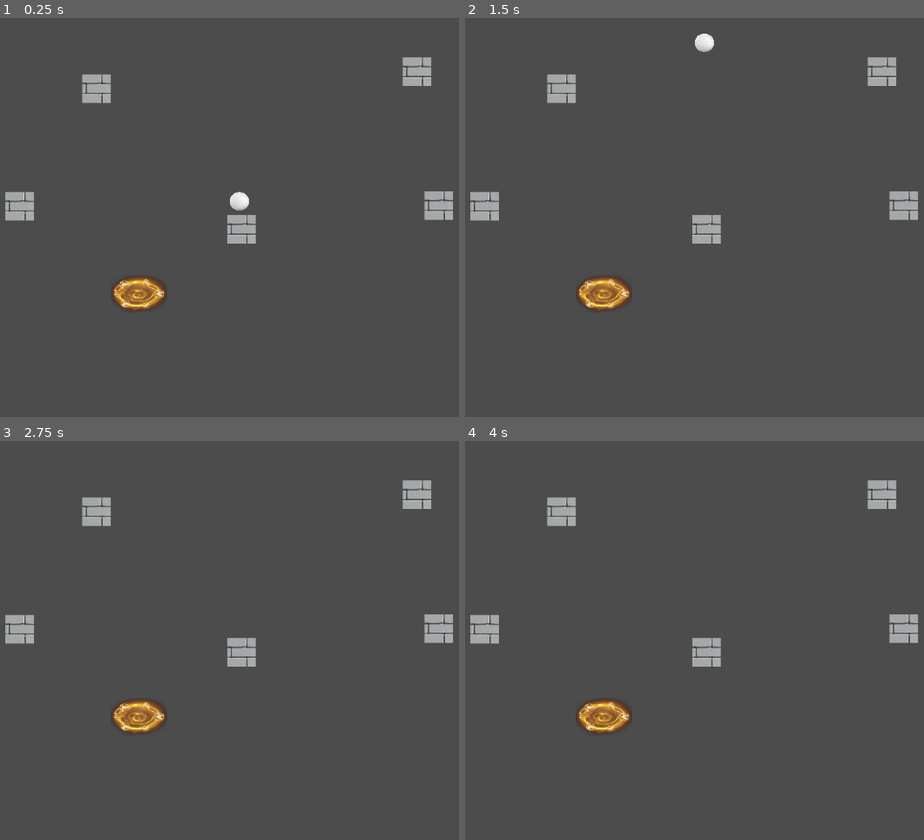
Above: before the commit, frames 1-4 (two rows, left to right).
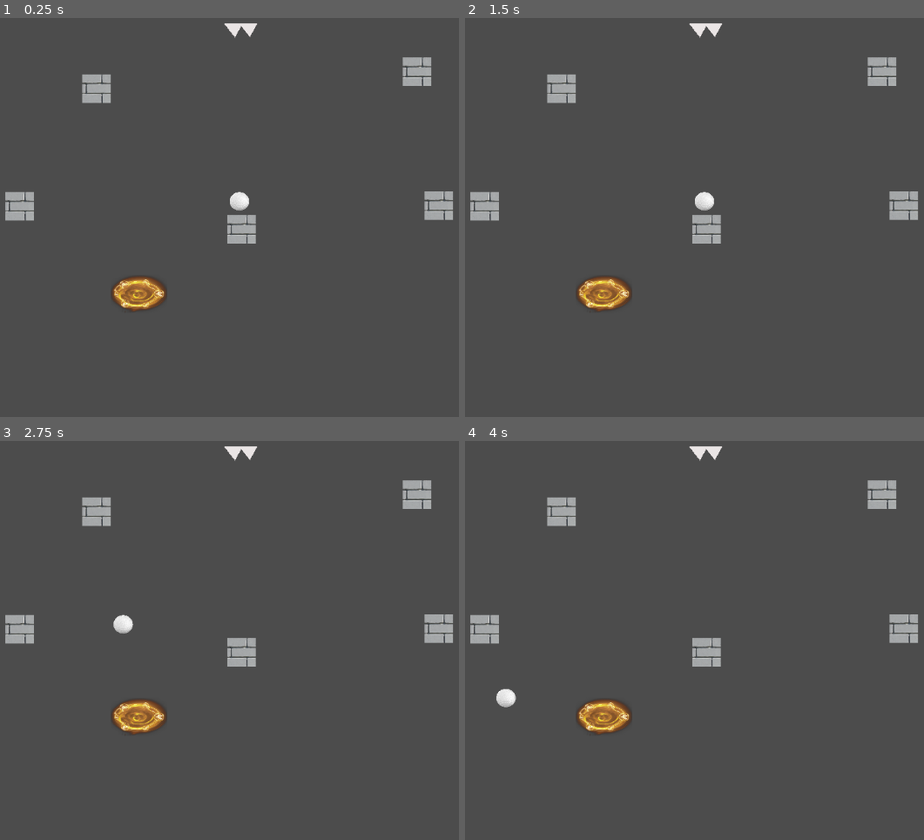
Above: after the commit, the same moments.

Repository: Antucu/RoadBlock-testing
Game: Godot game, scene res://Scenas/MainTest/MainTest.tscn
Same seed, same stepped clock (60 frames per second), same inputs: the game is played once before the commit and once after it. This scene is started directly instead of the project's main scene.
Inputs:
- Up to frame 1 (0.25 s): no input
- Up to frame 2 (1.5 s): tap Enter at 0.5 s; hold Up (ui_up) from 0.53 s (still down)
- Up to frame 3 (2.75 s): tap Space at 2 s; release Up (ui_up) at 2.03 s; hold Left (ui_left) from 2.03 s (still down)
- Up to frame 4 (4 s): tap Enter at 3.5 s; release Left (ui_left) at 3.53 s; hold Down (ui_down) from 3.53 s (still down)

The runs differ from the first frame. In frame 1, 0.1% of the frame differs, in the area x 48-56%, y 1-6%; in frame 2, 0.5%, in the area x 48-56%, y 1-49%; in frame 3, 0.3%; in frame 4, 0.3%.

Commit message:
Puas y Ball terminado. Falta musica, niveles, e integrar

Diff:
--- a/RoadBlock/Perphaps/Ball/ball.tscn
+++ b/RoadBlock/Perphaps/Ball/ball.tscn
@@ -15,3 +15,6 @@
 
 [node name="CollisionShape2D" type="CollisionShape2D" parent="."]
 shape = SubResource( 1 )
+
+[node name="VisibleCamera" type="VisibilityNotifier2D" parent="."]
+[connection signal="screen_exited" from="VisibleCamera" to="." method="_on_VisibleCamera_screen_exited"]
--- /dev/null
+++ b/RoadBlock/Perphaps/Puas/puas.tscn
@@ -0,0 +1,21 @@
+[gd_scene load_steps=2 format=2]
+
+[ext_resource path="res://Script/Puas/puas.gd" type="Script" id=1]
+
+[node name="Puas" type="Area2D"]
+scale = Vector2( 2, 2 )
+script = ExtResource( 1 )
+
+[node name="Polygon2D" type="Polygon2D" parent="."]
+color = Color( 0.921569, 0.901961, 0.901961, 1 )
+polygon = PoolVector2Array( -4.93312, 0.50705, 2.868, 0.50705, -0.336033, 6.35788 )
+
+[node name="Polygon2D2" type="Polygon2D" parent="."]
+position = Vector2( 6.26875, -0.139305 )
+color = Color( 0.921569, 0.901961, 0.901961, 1 )
+polygon = PoolVector2Array( -4.93312, 0.50705, 2.868, 0.50705, -0.336033, 6.35788 )
+
+[node name="CollisionPolygon2D" type="CollisionPolygon2D" parent="."]
+position = Vector2( 1.50823, -0.673891 )
+polygon = PoolVector2Array( -6.44331, 1.13162, 7.58005, 1.09953, 4.43522, 6.97201, 0.809044, 2.38313, -1.82234, 7.03619 )
+[connection signal="area_entered" from="." to="." method="_on_Puas_area_entered"]
--- a/RoadBlock/Scenas/MainTest/MainTest.tscn
+++ b/RoadBlock/Scenas/MainTest/MainTest.tscn
@@ -1,8 +1,9 @@
-[gd_scene load_steps=4 format=2]
+[gd_scene load_steps=5 format=2]
 
 [ext_resource path="res://Perphaps/Ball/ball.tscn" type="PackedScene" id=1]
 [ext_resource path="res://Perphaps/Wall/wall.tscn" type="PackedScene" id=2]
 [ext_resource path="res://Perphaps/Portal/Portal.tscn" type="PackedScene" id=3]
+[ext_resource path="res://Perphaps/Puas/puas.tscn" type="PackedScene" id=4]
 
 [node name="GameMain_Test" type="Node2D"]
 
@@ -26,3 +27,7 @@
 
 [node name="Portal" parent="." instance=ExtResource( 3 )]
 position = Vector2( 369.646, 405.969 )
+
+[node name="Puas" parent="." instance=ExtResource( 4 )]
+position = Vector2( 511.619, 6.36366 )
+scale = Vector2( 3.5, 3.5 )
--- a/RoadBlock/Script/Ball/ball.gd
+++ b/RoadBlock/Script/Ball/ball.gd
@@ -72,6 +72,7 @@
 func parar(ball):
 	pass
 
+
 func _on_Area2D_area_entered(area):
 	area.set_speed(100)
 	area.is_move=true
@@ -79,3 +80,9 @@
 
 func _on_Area2D_area_exited(area):
 	area.is_move=false
+
+func _on_VisibleCamera_screen_exited():
+	set_position(positionIni)
+	_speed=0
+	is_move=true
+	_vectNormal=null
--- a/RoadBlock/Script/Portal/portal.gd
+++ b/RoadBlock/Script/Portal/portal.gd
@@ -6,3 +6,5 @@
 
 func _on_Portal_area_entered(area):
 	colision=true
+	#get_tree().change_scene("res://Scenas/Levels/Nivel2.tscn")
+	#solo activarlo cuando quiras probar el cambio de escena; no lo hagas si no es por ese motivo
--- /dev/null
+++ b/RoadBlock/Script/Puas/puas.gd
@@ -0,0 +1,9 @@
+extends Area2D
+
+
+
+func _on_Puas_area_entered(area):
+	area.set_position(area.positionIni)
+	area.set_speed(0)
+	area.is_move=true
+	area.set_vectNormal(null)
--- a/RoadBlock/Test/Unit/test_ball.gd
+++ b/RoadBlock/Test/Unit/test_ball.gd
@@ -31,7 +31,7 @@
 
 	remove_child(ball)
 
-func test_ball_create_position():
+func test_ball_create_position():			#Verifico si hay una variable de position inicial en la clase ball
 	var ball= BallObj.instance()
 	add_child(ball)
 	ball.set_position(Vector2(150,300))
@@ -43,5 +43,37 @@
 
 	remove_child(ball)
 
-func test_ball_retry_position_xtreme():
-	pass
+func test_ball_node_visible():		#verifico si hay un dono visiblee para controlar cuando se salga de la camara
+	var ball= BallObj.instance()
+	add_child(ball)
+
+	var cameravisible=ball.get_node("VisibleCamera").get_path()
+
+	assert_not_null(cameravisible)
+	remove_child(ball)
+
+func test_ball_retry_position_xtreme():		#Verifico si salio de la camara
+	var ball= BallObj.instance()
+	add_child(ball)
+
+	ball.set_position(Vector2(150,200))
+	ball.set_speed(150)
+
+	yield(yield_for(5),YIELD)
+
+	assert_eq(ball.global_position,ball.positionIni)
+	remove_child(ball)
+
+func test_ball_retry_postion_move():		#Verifico si salio de la camara
+	var ball= BallObj.instance()
+	add_child(ball)
+
+	ball.set_position(Vector2(150,200))
+	ball.set_speed(150)
+
+	yield(yield_for(5),YIELD)
+
+	assert_eq(ball.is_move,true)
+	assert_eq(ball.get_vectNormal(),null)
+
+	remove_child(ball)
--- a/RoadBlock/Test/Unit/test_portal.gd
+++ b/RoadBlock/Test/Unit/test_portal.gd
@@ -13,7 +13,7 @@
 	var pObj= PortalObj.instance()
 	assert_not_null(pObj)
 
-func test_colision_ball():
+func test_colision_ball():				#verificar que la pelota colisione
 	var pObj= PortalObj.instance()
 	add_child(pObj)
 	pObj.set_position(Vector2(150,100))
@@ -30,7 +30,7 @@
 	remove_child(pObj)
 	remove_child(bObj)
 
-func test_cambio_escena():
+func test_cambio_escena():				#Verificar el cambio de escena
 	var pObj= PortalObj.instance()
 	add_child(pObj)
 	pObj.set_position(Vector2(150,100))
--- /dev/null
+++ b/RoadBlock/Test/Unit/test_puas.gd
@@ -0,0 +1,49 @@
+extends 'res://addons/gut/test.gd'
+
+var Puas=load('res://Script/Puas/puas.gd')	#Referencio a la clase Portal
+
+var BallObj=load('res://Perphaps/Ball/ball.tscn')	#Creo el objeto Ball
+var PuasObj=load('res://Perphaps/Puas/puas.tscn')	#Creo el objeto Portal
+
+func test_can_puas_class():				#Esto es para ver si se creo el objeto
+	var p= Puas.new()
+	assert_not_null(p)
+
+func test_can_puas_perphaps():				#Esto es para ver si se creo el objeto
+	var pObj= PuasObj.instance()
+	assert_not_null(pObj)
+
+func test_colision_puas_ball():		#Verificar la colision y si la pelota se puso en la posicion inicial
+	var pObj= PuasObj.instance()
+	add_child(pObj)
+	pObj.set_position(Vector2(150,100))
+
+
+	var bObj=BallObj.instance()
+	add_child(bObj)
+	bObj.set_position(Vector2(150,300))
+
+	yield(yield_for(5),YIELD)
+
+	assert_eq(bObj.get_position(),bObj.positionIni)
+
+	remove_child(pObj)
+	remove_child(bObj)
+
+func test_colision_puas_ball_is_move():		#Verifcar que la ball se mueva cuando haya vuelto
+	var pObj= PuasObj.instance()
+	add_child(pObj)
+	pObj.set_position(Vector2(150,100))
+
+
+	var bObj=BallObj.instance()
+	add_child(bObj)
+	bObj.set_position(Vector2(150,300))
+
+	yield(yield_for(5),YIELD)
+
+	assert_eq(bObj.is_move,true)
+	assert_eq(bObj.get_vectNormal(),null)
+
+	remove_child(pObj)
+	remove_child(bObj)
--- a/RoadBlock/roadblocks_game.tscn
+++ b/RoadBlock/roadblocks_game.tscn
@@ -16,6 +16,7 @@
 extents = Vector2( 34.0757, 28.408 )
 
 [node name="roadblocks_game" type="Node2D"]
+editor/display_folded = true
 position = Vector2( 196.14, 131.113 )
 
 [node name="player" type="KinematicBody2D" parent="."]
